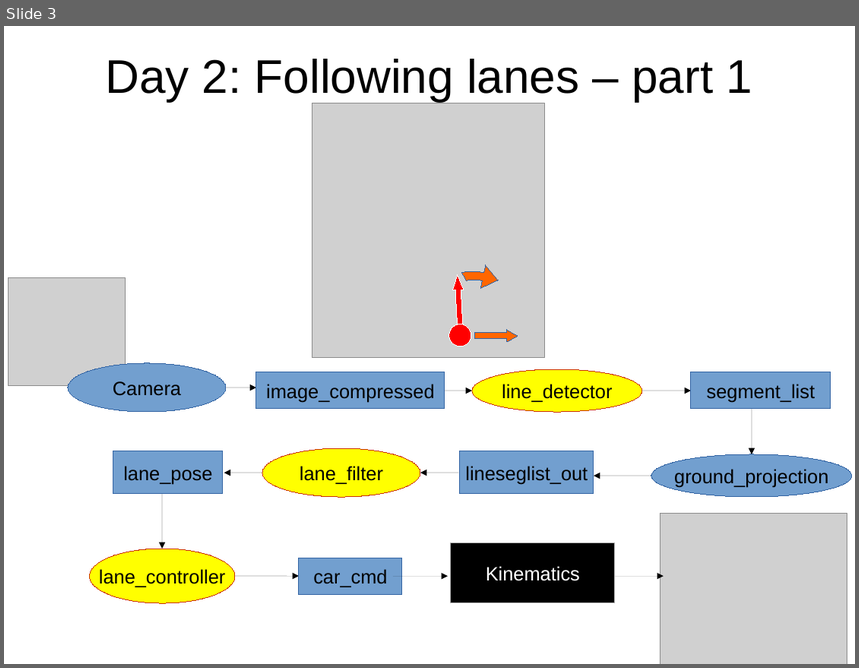
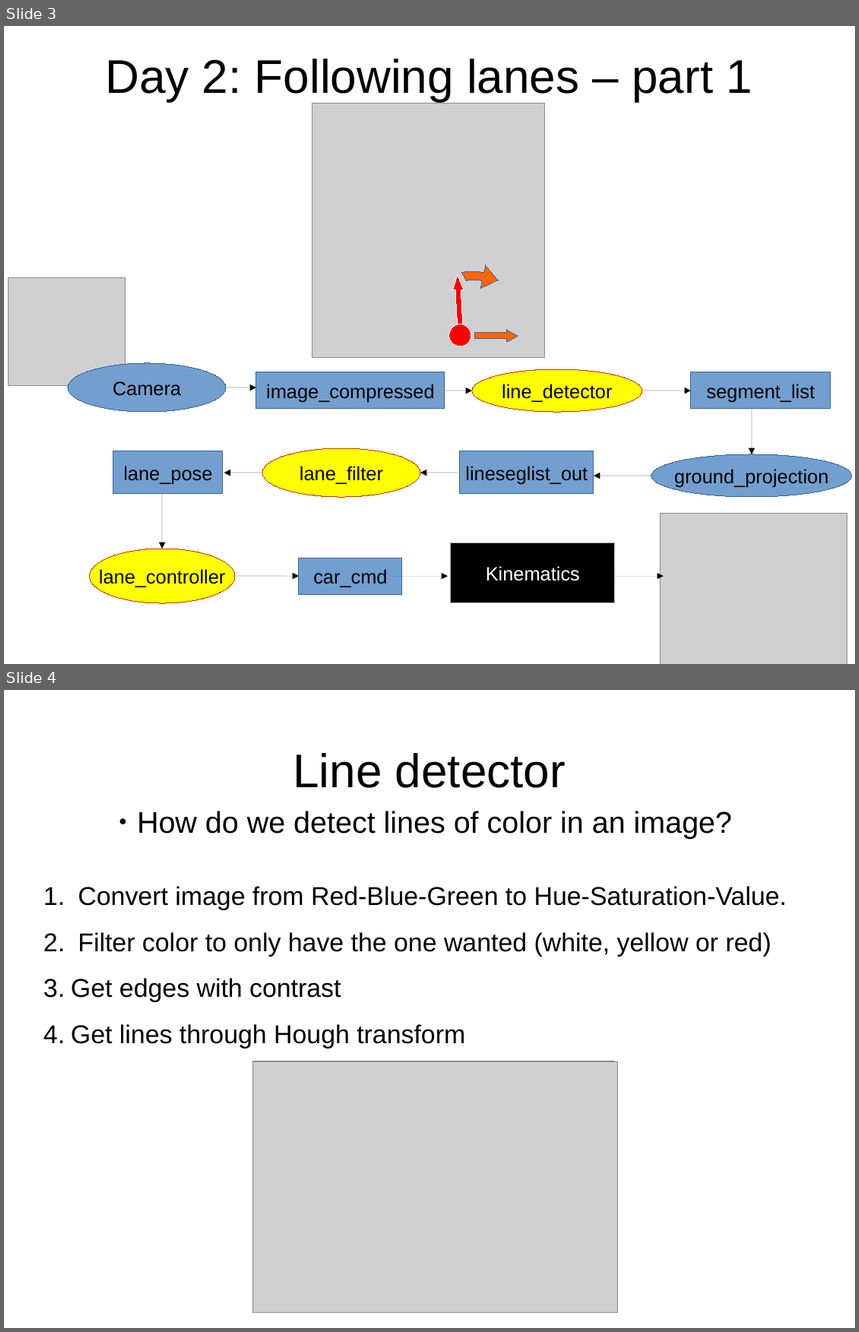
Before and after one commit to maivincent/MISE_presentations, a slide deck: step2_lane_control.odp. Shown one above the other, each under a label of ours: slide 3 before the commit, slides 3 and 4 after it. The pictures are 859x668 and 859x1332 pixels, drawn with LibreOffice and Linux fonts; fonts in the diff are those of the drawing; grey boxes stand for pictures. Boxes give left, top, right and bottom in pixels: in the first picture for what was removed or moved away, otherwise in the second. Text is boxed around its words. In the diff, an @@ line names an element or a change of style, - is before the commit and + after.

Commit message:
Step2 until hough transform

```diff
--- a/step2_lane_control.odp
+++ b/step2_lane_control.odp
@@ slide 4 added at bbox=[4, 690, 855, 1328], background #FFFFFF @@
@@ title added at bbox=[293, 753, 566, 788], 44 pt, text #000000 @@
+Line detector
@@ text added at bbox=[137, 811, 732, 839], 28 pt, text #000000 @@
+● How do we detect lines of color in an image?
@@ text added at bbox=[71, 886, 787, 1049], 24 pt, text #000000 @@
+1. Convert image from Red-Blue-Green to Hue-Saturation-Value.
+2. Filter color to only have the one wanted (white, yellow or red)
+3. Get edges with contrast
+4. Get lines through Hough transform
@@ picture added at bbox=[253, 1062, 618, 1314] @@
@@ picture added at bbox=[253, 1062, 616, 1310] @@
@@ picture added at bbox=[253, 1062, 618, 1313] @@
```
Also in this commit, not shown: 1 slide changed, 5 other slides added, 1 slide removed, 11 other files.
